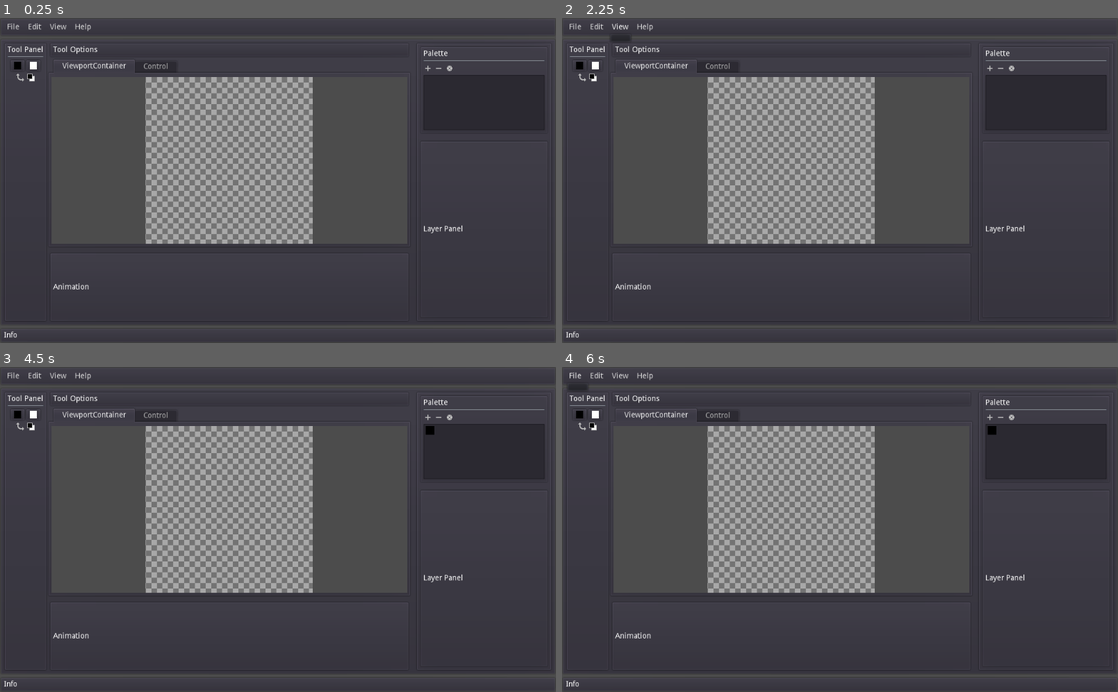
Above: before the commit, frames 1-4 (two rows, left to right).
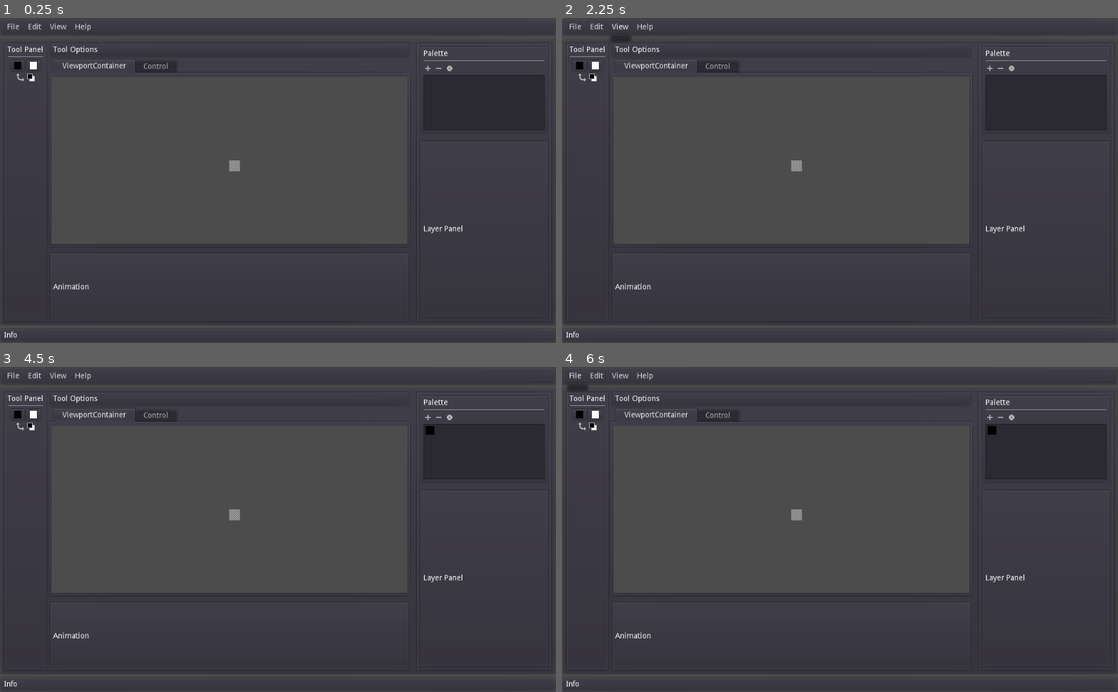
Above: after the commit, the same moments.

Repository: CatlockGames/Lattice
Game: Godot game, scene res://scenes/Lattice.tscn
Two runs of this game, one before a commit and one after it. Both use one fixed random seed, a clock stepped at 60 frames per second and the inputs below.
Inputs (mouse positions are in pixels of both pictures, inside the frame that each line leads up to):
- Up to frame 1 (0.25 s): no input
- Up to frame 2 (2.25 s): click "File" at 0.5 s; click "Edit" at 1.25 s; click "View" at 2 s
- Up to frame 3 (4.5 s): click (22, 425) at 2.75 s; click (33, 425) at 3.5 s; click (428, 419) at 4.25 s
- Up to frame 4 (6 s): click (1001, 419) at 5 s; click "File" at 5.75 s

The runs differ from the first frame. In frame 1, 15% of the frame differs, in the area x 26-57%, y 18-70%; in frame 2, 15%; in frame 3, 15%; in frame 4, 15%.
Error after the commit: Parse Error: The method "zoom_fit" isn't declared in the current class. (res://scripts/Camera2D.gd:9)

Commit message:
Update scripts/Camera2D.gd

Diff:
--- a/scripts/Camera2D.gd
+++ b/scripts/Camera2D.gd
@@ -6,7 +6,7 @@
 
 func _ready() -> void:
 	canvas = get_node("../Canvas")
-	reset()
+	zoom_fit()
 
 func _input(event) -> void:
 	# Only affect canvas if in focus
